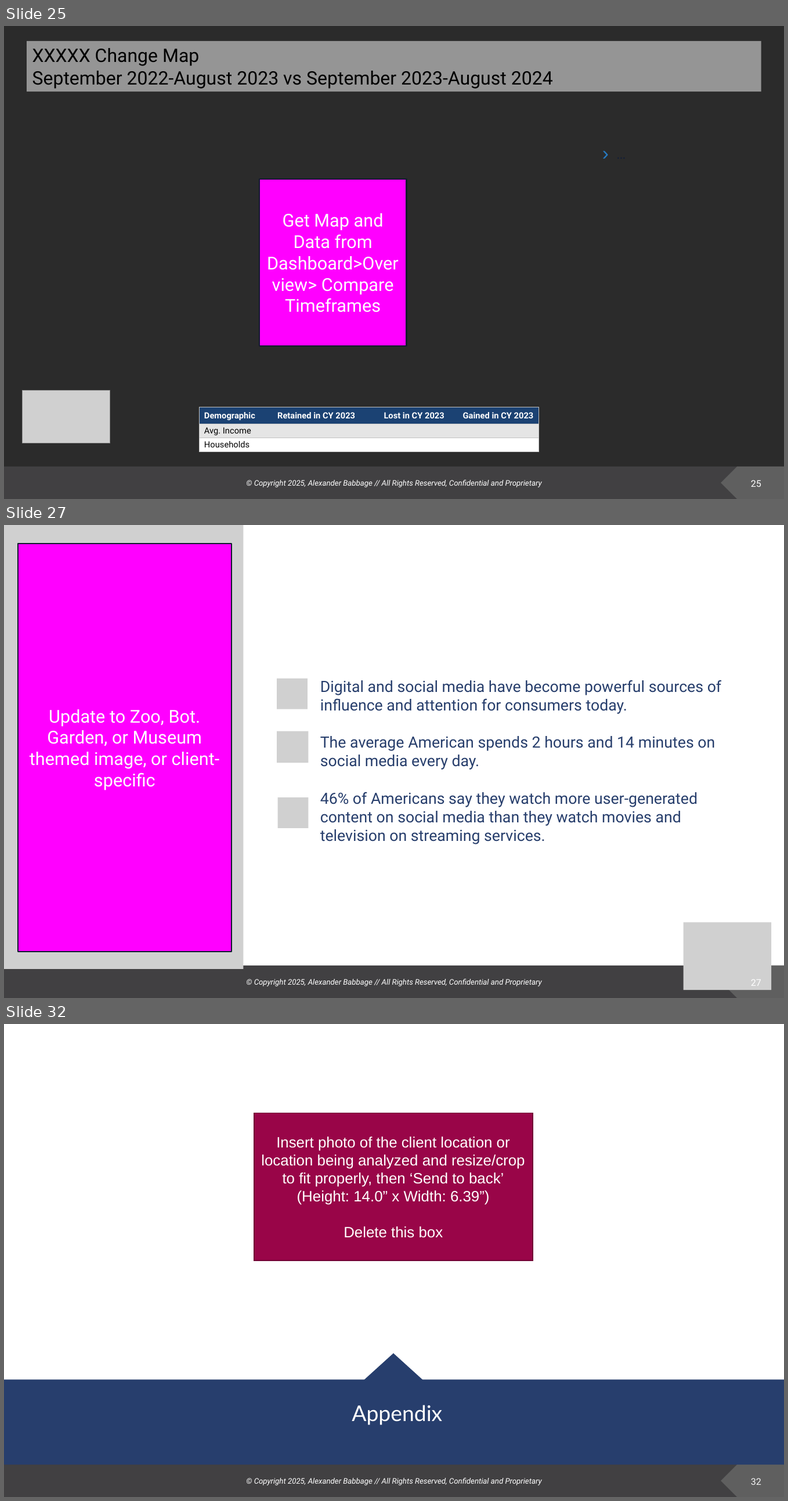
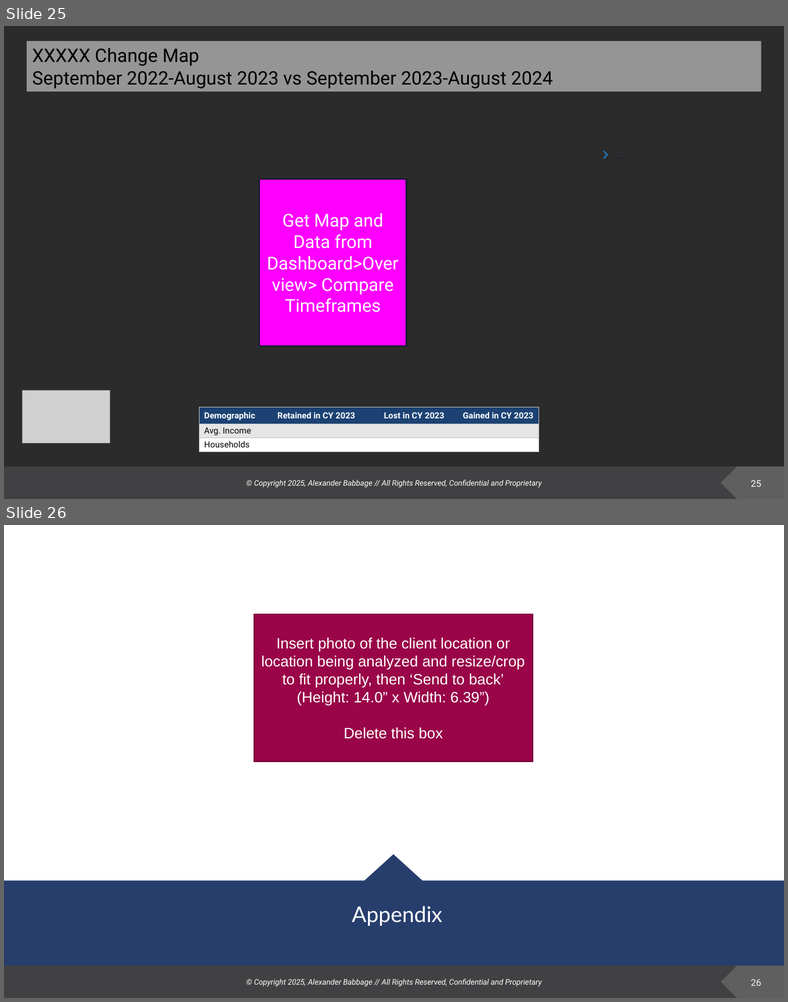
Before and after one commit to deeemdeeem/tt-report-automation, a slide deck: TT_report.pptx. Shown one above the other, each under a label of ours: slides 25, 27 and 32 before the commit, slides 25 and 26 after it; the slides between them are not shown. The pictures are 788x1501 and 788x1002 pixels, drawn with LibreOffice and Linux fonts; fonts in the diff are those of the drawing; grey boxes stand for pictures; background and template pictures are left out; a plain dark background stands for a picture behind light text. Boxes give left, top, right and bottom in pixels: in the first picture for what was removed or moved away, otherwise in the second. Text is boxed around its words. In the diff, an @@ line names an element or a change of style, - is before the commit and + after.

```diff
--- a/TT_report.pptx
+++ b/TT_report.pptx
@@ slide 27 removed at [4, 525, 784, 998], background #FFFFFF; not listed: 3 template elements that a slide beside it also shows @@
@@ picture removed at [4, 525, 244, 969] @@
@@ rectangle removed at [18, 544, 231, 951] @@
-Update to Zoo, Bot. Garden, or Museum themed image, or client-specific
@@ picture removed at [277, 679, 307, 709] @@
@@ text removed at [320, 680, 721, 845] @@
-Digital and social media have become powerful sources of influence and attention for consumers today.
-The average American spends 2 hours and 14 minutes on social media every day.
-46% of Americans say they watch more user-generated content on social media than they watch movies and television on streaming services.
@@ picture removed at [277, 731, 308, 763] @@
@@ picture removed at [277, 798, 308, 828] @@
@@ picture removed at [683, 922, 771, 991] @@
@@ page number removed at [750, 980, 761, 986] @@
-27
@@ what was slide 32 is now slide 26 @@
@@ page number at [750, 979, 761, 986]: text changed @@
-32
+26
```
Also in this commit, not shown: 4 slides changed, 5 other slides removed, 3 other files.
